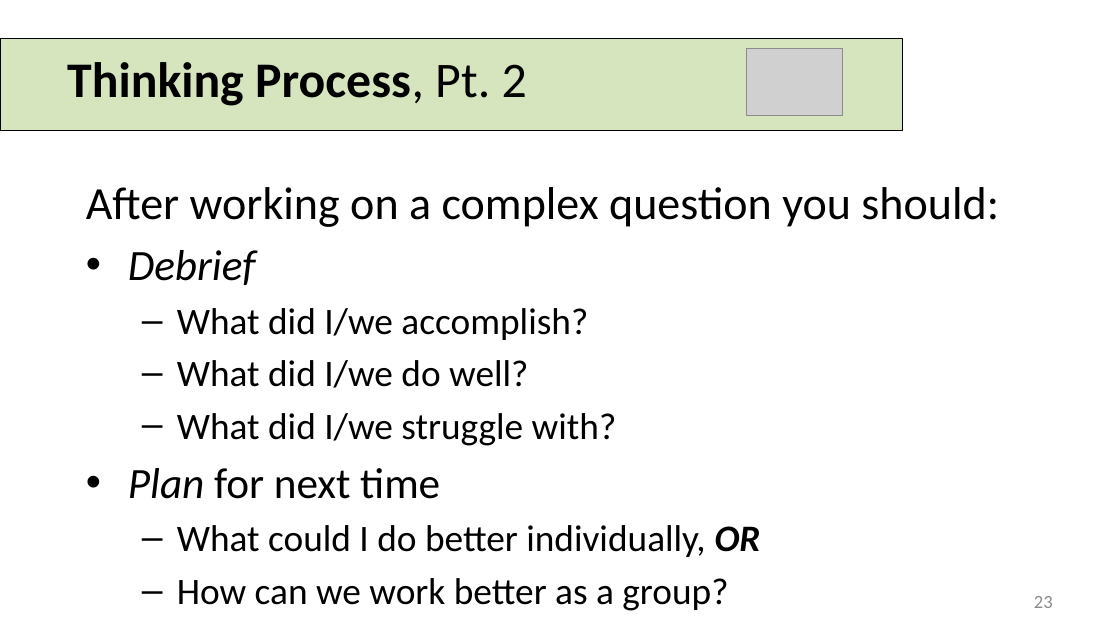
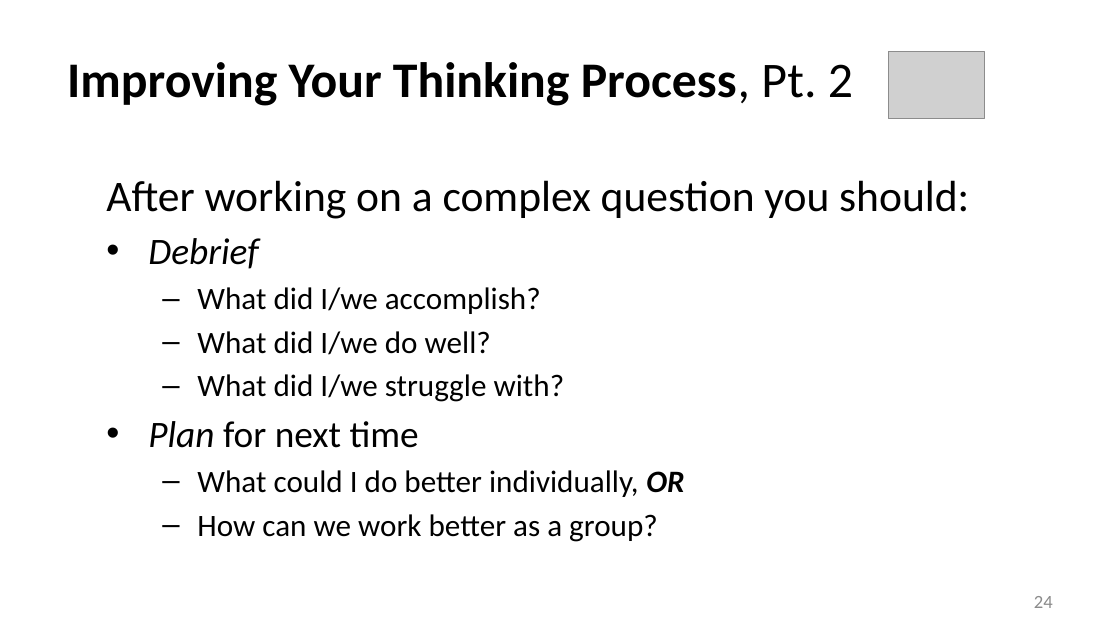
Before and after one commit to adanieljohnson/NTC2024, a slide deck: slide 24 of docs/downloads/Case-What_Is_Life_annotated.pptx (slide 23 before the commit). Drawn at 1120x630 pixels with LibreOffice and Linux fonts; fonts in the diff are those of the drawing; grey boxes stand for pictures. Boxes give left, top, right and bottom in pixels: in the first picture for what was removed or moved away, otherwise in the second. Text is boxed around its words. In the diff, an @@ line names an element or a change of style, - is before the commit and + after.

```diff
--- a/docs/downloads/Case-What_Is_Life_annotated.pptx
+++ b/docs/downloads/Case-What_Is_Life_annotated.pptx
@@ rectangle removed at box(0, 38, 903, 130) @@
@@ picture: place and size @@
-picture at box(746, 48, 842, 115)
+picture at box(888, 52, 984, 119)
@@ title at box(67, 62, 853, 106): text changed @@
-Thinking Process, Pt. 2
+Improving Your Thinking Process, Pt. 2
@@ text "After working on a complex ...": place and size @@
-text "After working on a complex ..." at box(86, 187, 999, 611)
+text "After working on a complex ..." at box(106, 180, 969, 542)
@@ text "After working on a complex ..." at box(106, 180, 969, 542): size 29.6 to 28 pt in "After working on a complex question you ..."; size 27.8 to 24 pt in "Debrief", "Plan for next time"; size 24.1 to 20 pt in "What did I/we accomplish?", "What did I/we do well?", "What did I/we struggle with?", "What could I do better individually, OR" and 1 more places @@
@@ page number at box(1034, 596, 1053, 608): text changed @@
-23
+24
```
Also in this commit, not shown: 19 other slides changed, 1 slide added, 2 other files.
